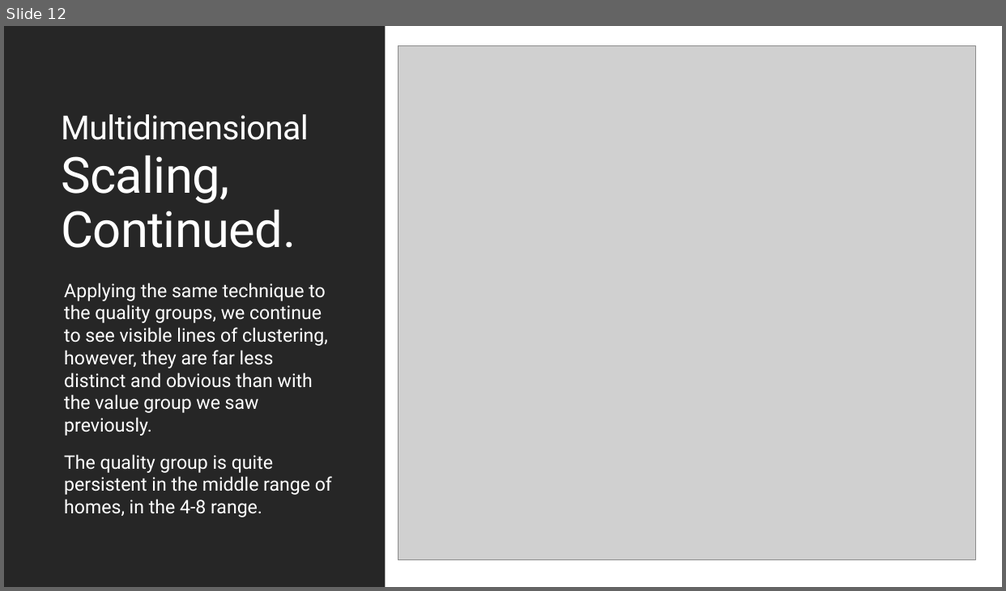
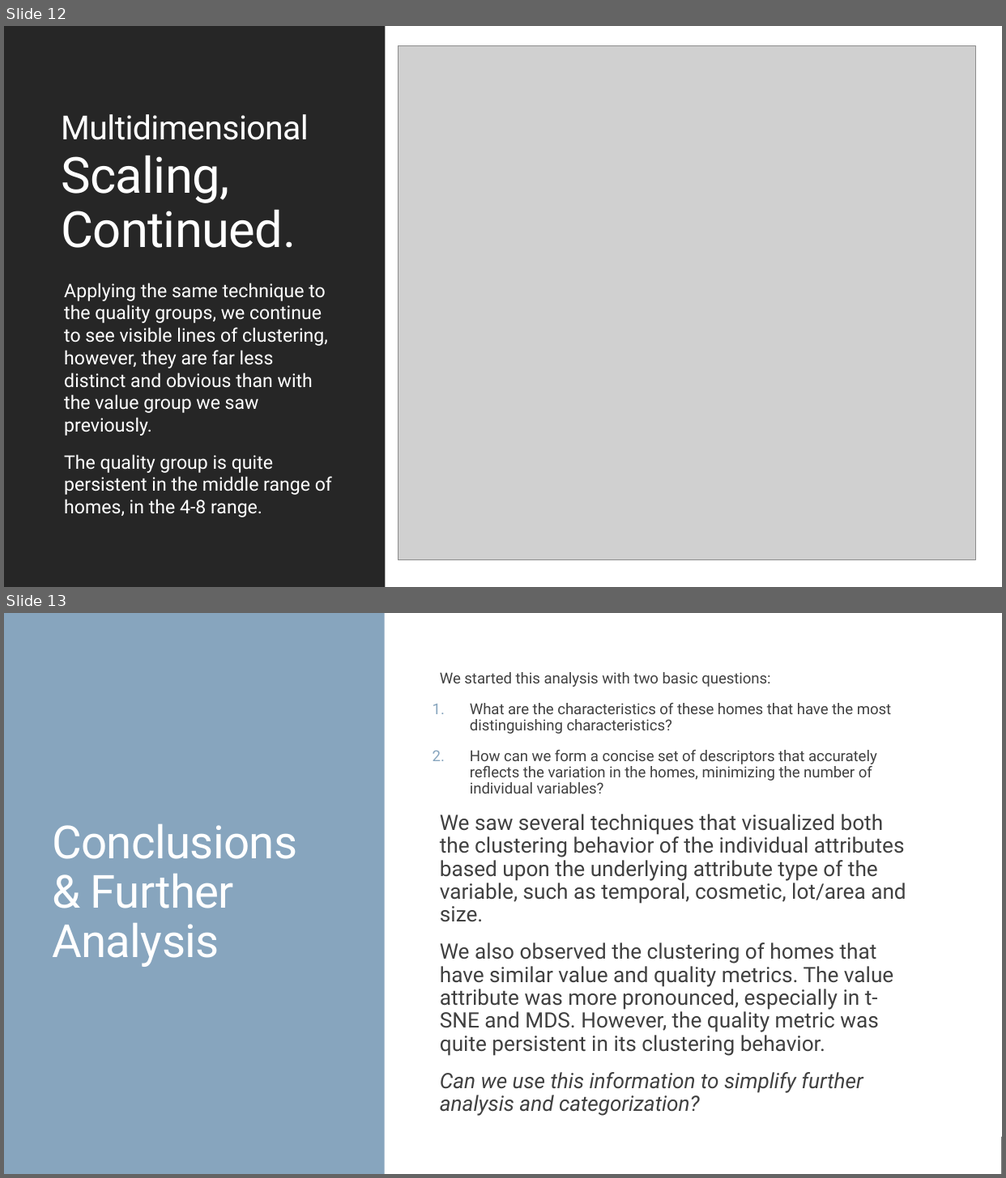
Before and after one commit to anhnguyendepocen/MSDS-Unsupervised-Learning, a slide deck: Project/UL Project.pptx. Shown one above the other, each under a label of ours: slide 12 before the commit, slides 12 and 13 after it. The pictures are 1006x591 and 1006x1178 pixels, drawn with LibreOffice and Linux fonts; fonts in the diff are those of the drawing; grey boxes stand for pictures. Boxes give left, top, right and bottom in pixels: in the first picture for what was removed or moved away, otherwise in the second. Text is boxed around its words. In the diff, an @@ line names an element or a change of style, - is before the commit and + after.

```diff
--- a/Project/UL Project.pptx
+++ b/Project/UL Project.pptx
@@ slide 13 added at bbox=[4, 613, 1002, 1174], background #FFFFFF @@
@@ rectangle added at bbox=[4, 613, 1002, 1174], fill #FFFFFF @@
@@ rectangle added at bbox=[4, 613, 385, 1174], fill #87A5BE @@
@@ text added at bbox=[440, 672, 906, 1116], 20.4 pt, text #404040 @@
+  We started this analysis with two basic questions:
+1. What are the characteristics of these homes that have the most distinguishing characteristics?
+2. How can we form a concise set of descriptors that accurately reflects the variation in the homes, minimizing the number of individual variables?
+  We saw several techniques that visualized both the clustering behavior of the individual attributes based upon the underlying attribute type of the variable, such as temporal, cosmetic, lot/area and size.
+  We also observed the clustering of homes that have similar value and quality metrics. The value attribute was more pronounced, especially in t-SNE and MDS. However, the quality metric was quite persistent in its clustering behavior.
+  Can we use this information to simplify further analysis and categorization?
@@ title added at bbox=[52, 824, 298, 967], 44 pt, text #FFFFFF @@
+Conclusions & Further Analysis
@@ rectangle added at bbox=[4, 1137, 1002, 1174], fill #262626 @@
```
Also in this commit, not shown: 3 slides changed, 2 other slides added, 2 other files.
